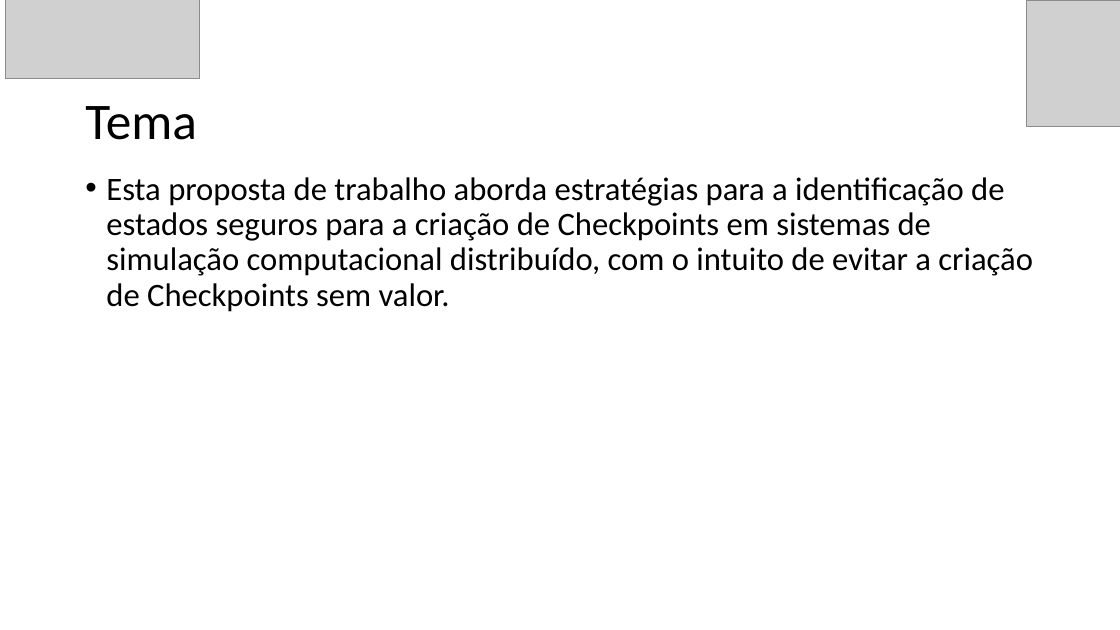
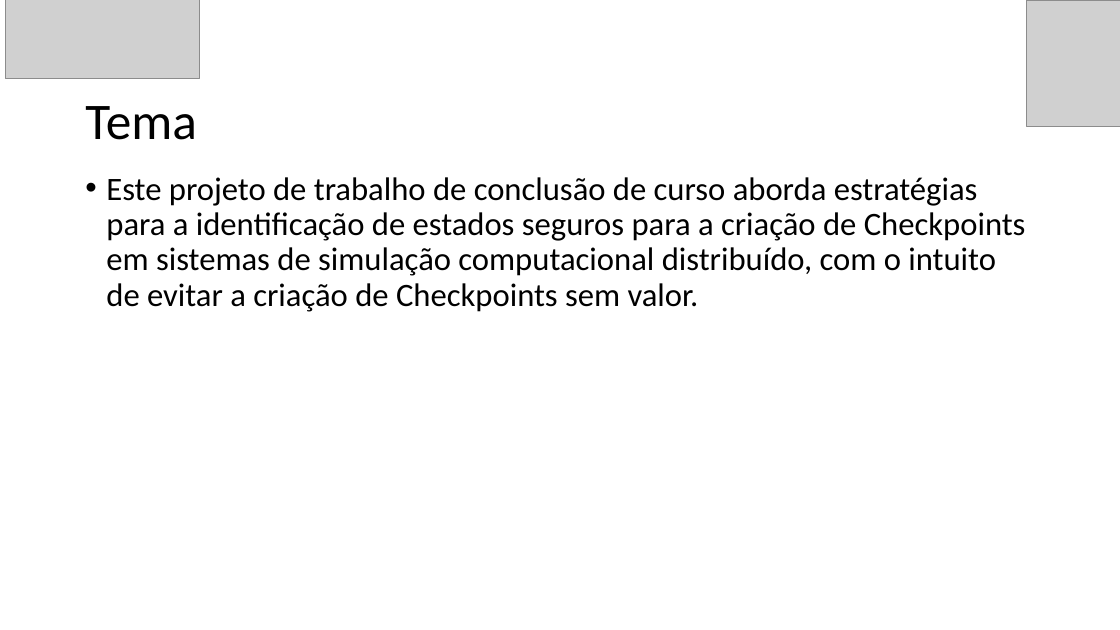
Before and after one commit to GuilhermeBizzani/TCC, a slide deck: slide 3 of Defesa Projeto.pptx. Drawn at 1120x630 pixels with LibreOffice and Linux fonts; fonts in the diff are those of the drawing; grey boxes stand for pictures. Boxes give left, top, right and bottom in pixels: in the first picture for what was removed or moved away, otherwise in the second. Text is boxed around its words. In the diff, an @@ line names an element or a change of style, - is before the commit and + after.

```diff
--- a/Defesa Projeto.pptx
+++ b/Defesa Projeto.pptx
@@ text at [106, 177, 1026, 312]: text changed @@
-• Esta proposta de trabalho aborda estratégias para a identificação de estados seguros para a criação de Checkpoints em sistemas de simulação computacional distribuído, com o intuito de evitar a criação de Checkpoints sem valor.
+• Este projeto de trabalho de conclusão de curso aborda estratégias para a identificação de estados seguros para a criação de Checkpoints em sistemas de simulação computacional distribuído, com o intuito de evitar a criação de Checkpoints sem valor.
```
Also in this commit, not shown: 3 other slides changed, 2 slides added, 1 slide removed, 1 other file.
